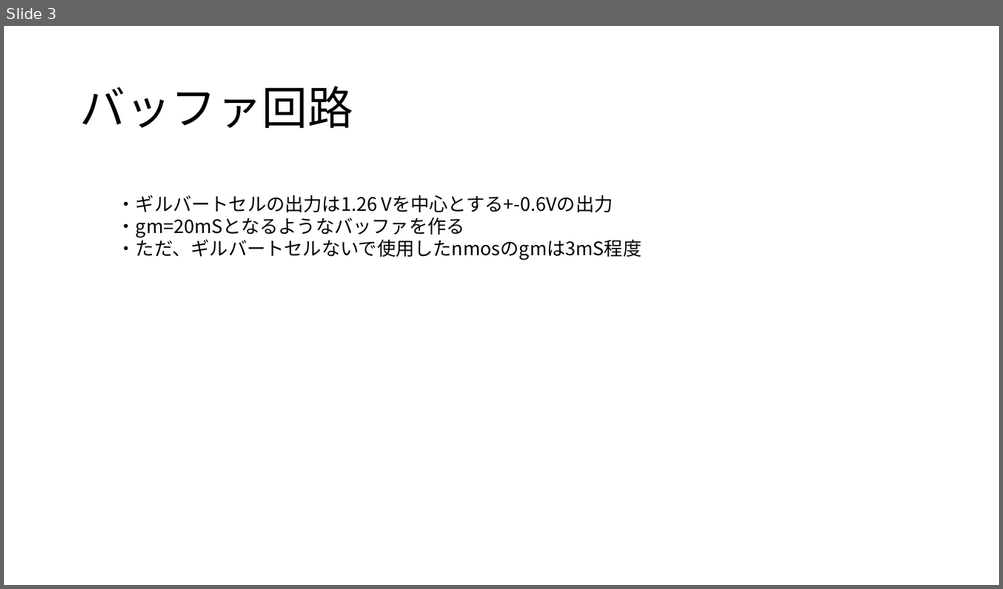
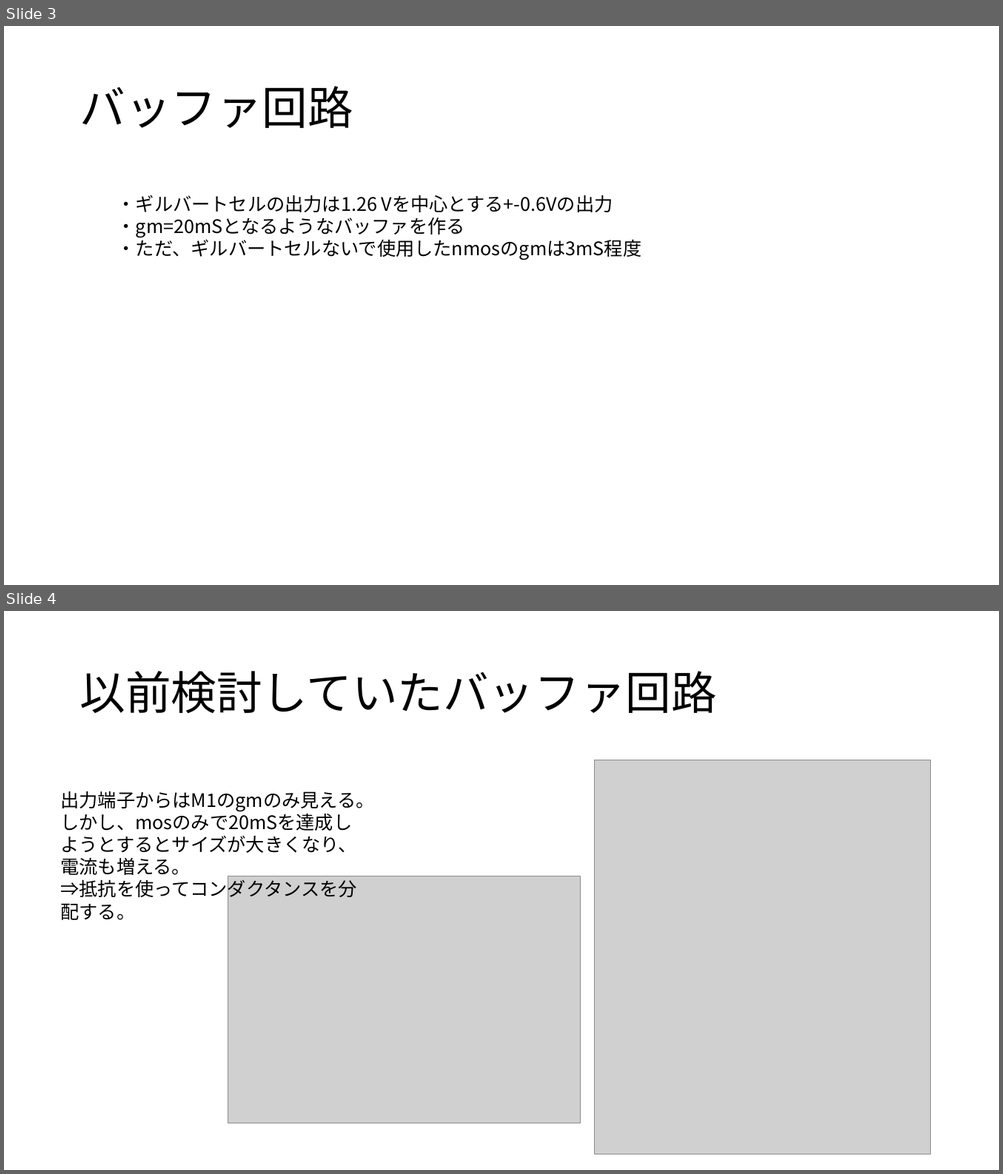
Before and after one commit to kjm-desktop10400/reserch, a slide deck: folded_gilbert/seminar/20231205/めも.pptx. Shown one above the other, each under a label of ours: slide 3 before the commit, slides 3 and 4 after it. The pictures are 1003x589 and 1003x1174 pixels, drawn with LibreOffice and Linux fonts; fonts in the diff are those of the drawing; grey boxes stand for pictures. Boxes give left, top, right and bottom in pixels: in the first picture for what was removed or moved away, otherwise in the second. Text is boxed around its words. In the diff, an @@ line names an element or a change of style, - is before the commit and + after.

```diff
--- a/folded_gilbert/seminar/20231205/めも.pptx
+++ b/folded_gilbert/seminar/20231205/めも.pptx
@@ slide 4 added at (x1=4, y1=611, x2=999, y2=1170), background #FFFFFF @@
@@ title added at (x1=79, y1=671, x2=716, y2=713), 44 pt, text #000000 @@
+以前検討していたバッファ回路
@@ picture added at (x1=595, y1=760, x2=930, y2=1155) @@
@@ text added at (x1=60, y1=792, x2=374, y2=920), 18 pt, text #000000 @@
+出力端子からはM1のgmのみ見える。
+しかし、mosのみで20mSを達成しようとするとサイズが大きくなり、電流も増える。
+⇒抵抗を使ってコンダクタンスを分配する。
@@ picture added at (x1=228, y1=877, x2=580, y2=1124) @@
```
Also in this commit, not shown: 1 slide changed, 2 other slides added, 2 slides removed, 14 other files.
